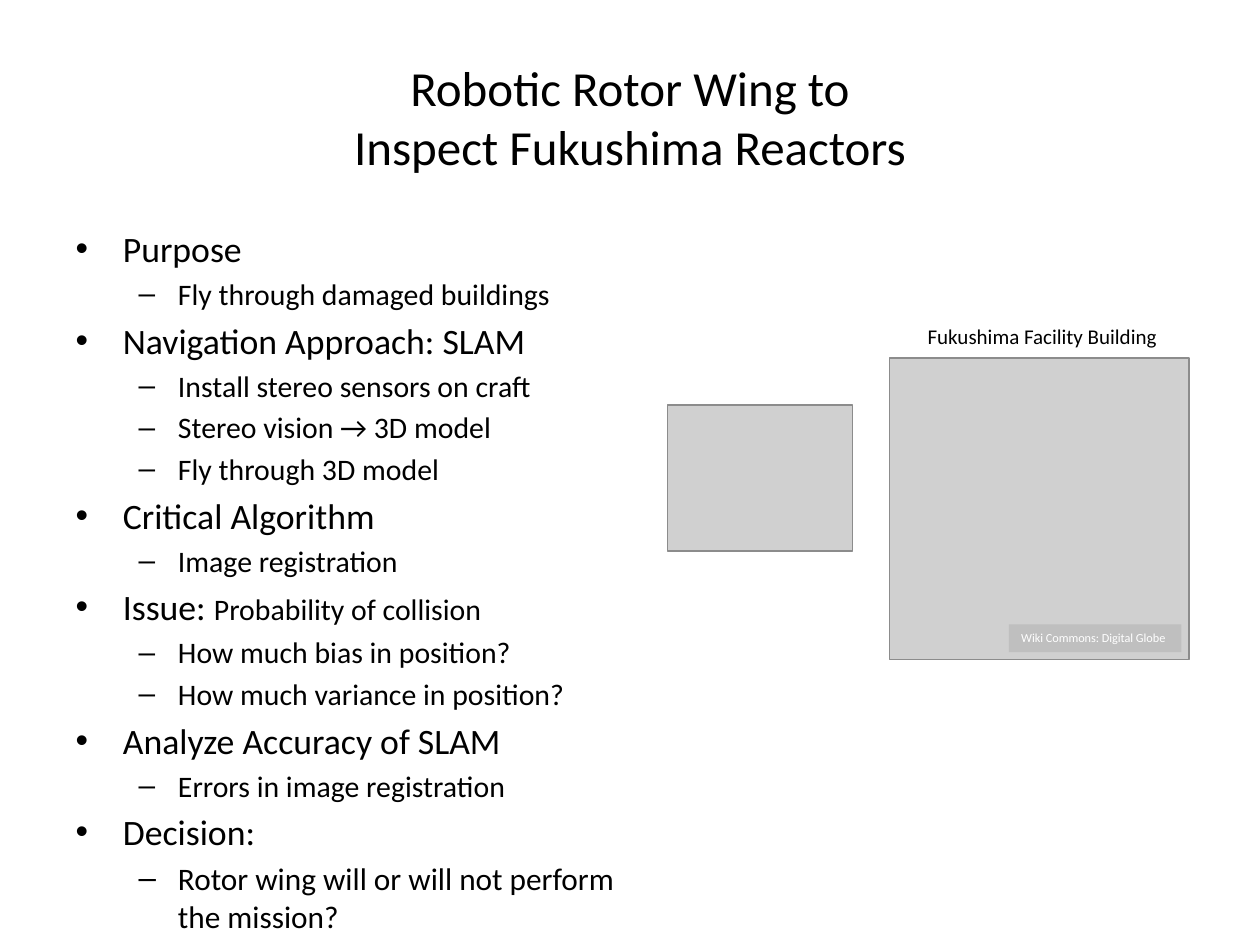
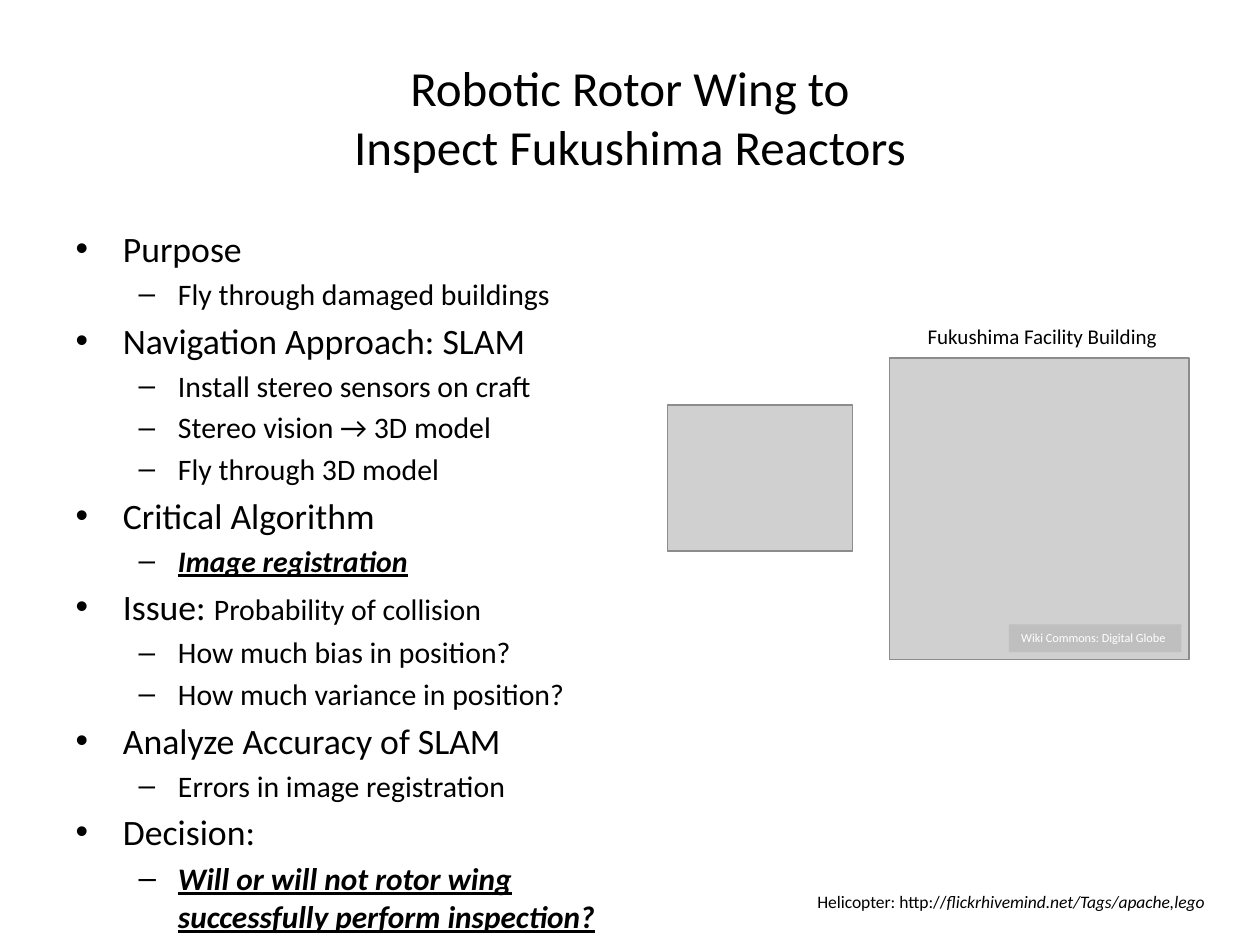
Before and after one commit to josh-gleason/CS679, a slide deck: slide 3 of Presentation/CS679Presentation2.pptx. Drawn at 1260x945 pixels with LibreOffice and Linux fonts; fonts in the diff are those of the drawing; grey boxes stand for pictures. Boxes give left, top, right and bottom in pixels: in the first picture for what was removed or moved away, otherwise in the second. Text is boxed around its words. In the diff, an @@ line names an element or a change of style, - is before the commit and + after.

```diff
--- a/Presentation/CS679Presentation2.pptx
+++ b/Presentation/CS679Presentation2.pptx
@@ text at bbox=[178, 551, 408, 577]: bold on, italic on, underline on in "Image registration" @@
@@ text at bbox=[178, 868, 595, 933]: text changed; bold on; italic on @@
-  – Rotor wing will or will not perform the mission?
+  – Will or will not rotor wing successfully perform inspection?
@@ text added at bbox=[817, 896, 1204, 911], 10 pt, text #000000, italic @@
+Helicopter: http://flickrhivemind.net/Tags/apache,lego
```
Also in this commit, not shown: 6 other slides changed, 4 slides added, 3 slides removed.
